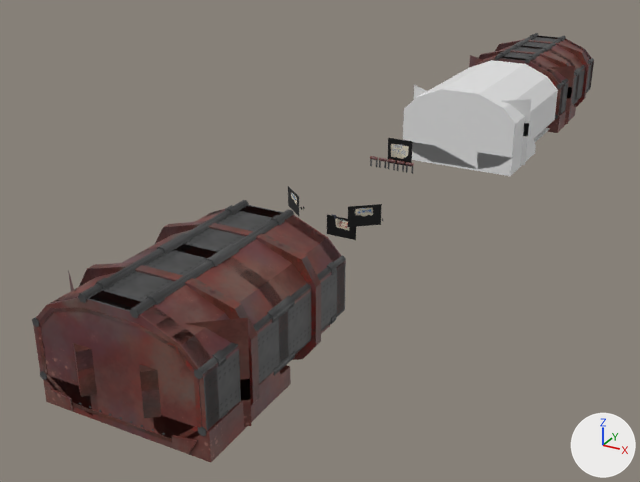
The Blender file Blender/control_room.blend as it was, and as the next commit left it.
Both versions are drawn from a 50 mm camera at (15.1, -31.7, 14.7) aimed at (-3.3, 1.8, -2.1). Arrows for +X, +Y and +Z are at lower right; the lights stay in place. The first picture is the older version.
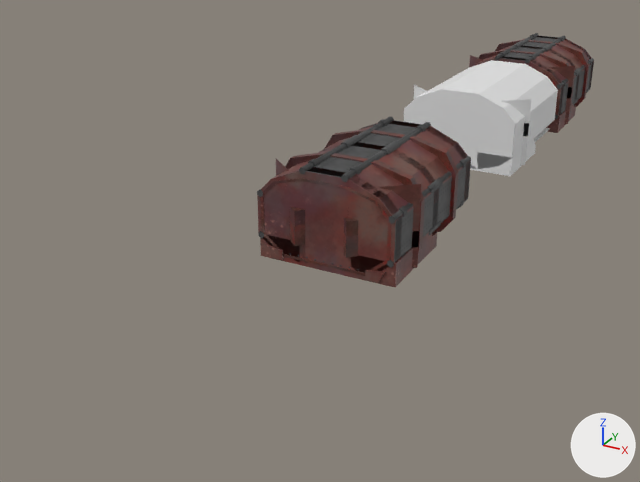
Edits to the bpy script that builds the scene:
```text
Change ob_cube_001:
    ob_cube_001.location: (0.0, -12.0, 0.0) -> (0.0, 0.0, 0.0)
```

Location of each change, [x1, y1, x2, y2] in pixels of the pictures (640 x 482 px):
'Cube.001', moved
    before: [32, 200, 346, 462]
    after: [257, 117, 471, 287]
'Cube.009', unchanged, covered by the edit
    before: [288, 138, 412, 240]
